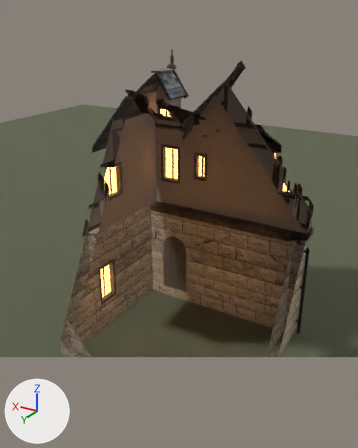
The Blender file GameClient/ArtSource/Silverbrook/Townhouse6/SilverbrookTownhouse6.blend, before and after one commit.
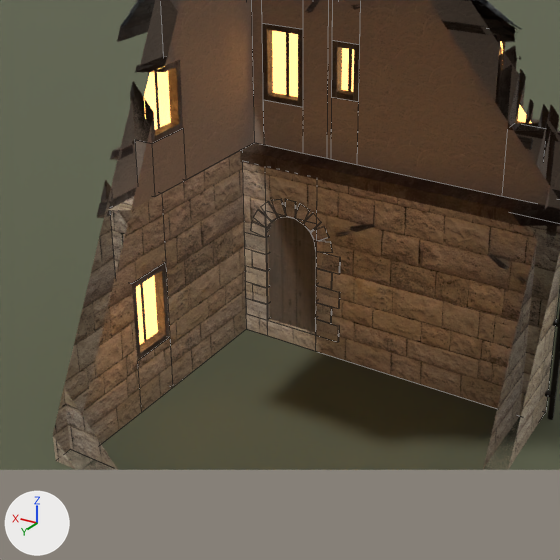
Each version is shown whole from a 50 mm camera at (-6.6, 11.08, 9.22) aimed at (-0.12, 0.27, 3.81), then close up on the part from 10% to 85% of the width and 30% to 89% of the height. The lights are fixed; the arrows at lower left show +X, +Y and +Z. The older version's two pictures come first. The close-ups show mesh edges as thin lines. Everything nearer to the camera than a plane just in front of the edit is cut away.

In view in the first close-up: 'Ground', 'SM_SBTownhouse6_Details', 'SM_SBTownhouse6_Details_Door1', 'SM_SBTownhouse6_Masonry', 'SM_SBTownhouse6_Plaster', 'SM_SBTownhouse6_Roof', 'SM_SBTownhouse6_Timber'.
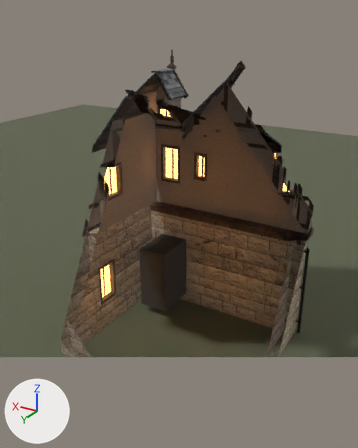
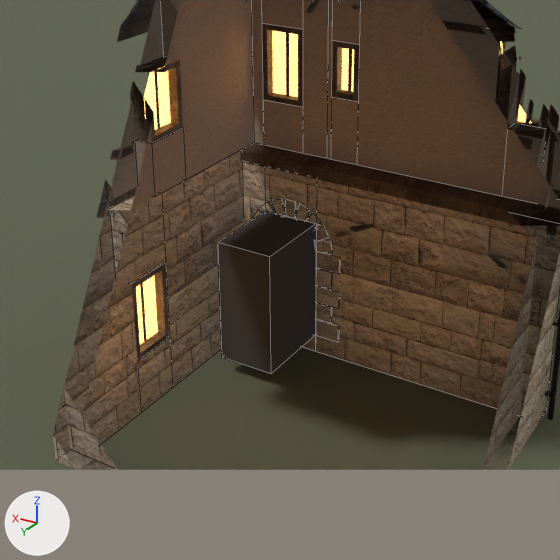
The change, as a diff of the scene's bpy script:
```diff
--- a/GameClient/ArtSource/Silverbrook/Townhouse6/SilverbrookTownhouse6.blend.py
+++ b/GameClient/ArtSource/Silverbrook/Townhouse6/SilverbrookTownhouse6.blend.py
@@ mat_sb_entryroom @@
+mat_sb_entryroom = principled_material('SB_EntryRoom')
+mat_sb_entryroom.base_color = (0.05, 0.045, 0.04)  # dark grey #3f3c38
+mat_sb_entryroom.roughness = 0.95
@@ me_sm_sbtownhouse6_entryrooms @@
+me_sm_sbtownhouse6_entryrooms.from_pydata([(0.79, -0.38, 0.3), (1.72, -0.38, 0.3), (1.72, -0.38, 2.32), (0.79, -0.38, 2.32), (0.79, -1.77, 0.3), (0.79, -0.38, 0.3), (0.79, -0.38, 2.32), (0.79, -1.77, 2.32), (1.72, -1.77, 2.32), (1.72, -0.38, 2.32), (1.72, -0.38, 0.3), (1.72, -1.77, 0.3), (0.79, -1.77, 0.3), (1.72, -1.77, 0.3), (1.72, -0.38, 0.3), (0.79, -0.38, 0.3), (0.79, -0.38, 2.32), (1.72, -0.38, 2.32), (1.72, -1.77, 2.32), (0.79, -1.77, 2.32)], [], [(0, 1, 2, 3), (4, 5, 6, 7), (8, 9, 10, 11), (12, 13, 14, 15), (16, 17, 18, 19)])
+me_sm_sbtownhouse6_entryrooms.materials.append(mat_sb_entryroom)  # dark grey #3f3c38
@@ ob_sm_sbtownhouse6_entryrooms @@
+ob_sm_sbtownhouse6_entryrooms = bpy.data.objects.new('SM_SBTownhouse6_EntryRooms', me_sm_sbtownhouse6_entryrooms)
+ob_sm_sbtownhouse6_entryrooms.location = (0.0, 0.0, 0.0)
```

Location of each change, (x1, y1, x2, y2) in pixels of the close-ups (560 x 560 px):
'SM_SBTownhouse6_EntryRooms', added
    after: (218, 211, 316, 374)
'SM_SBTownhouse6_Details_Door1', unchanged, covered by the edit
    before: (268, 217, 316, 333)
